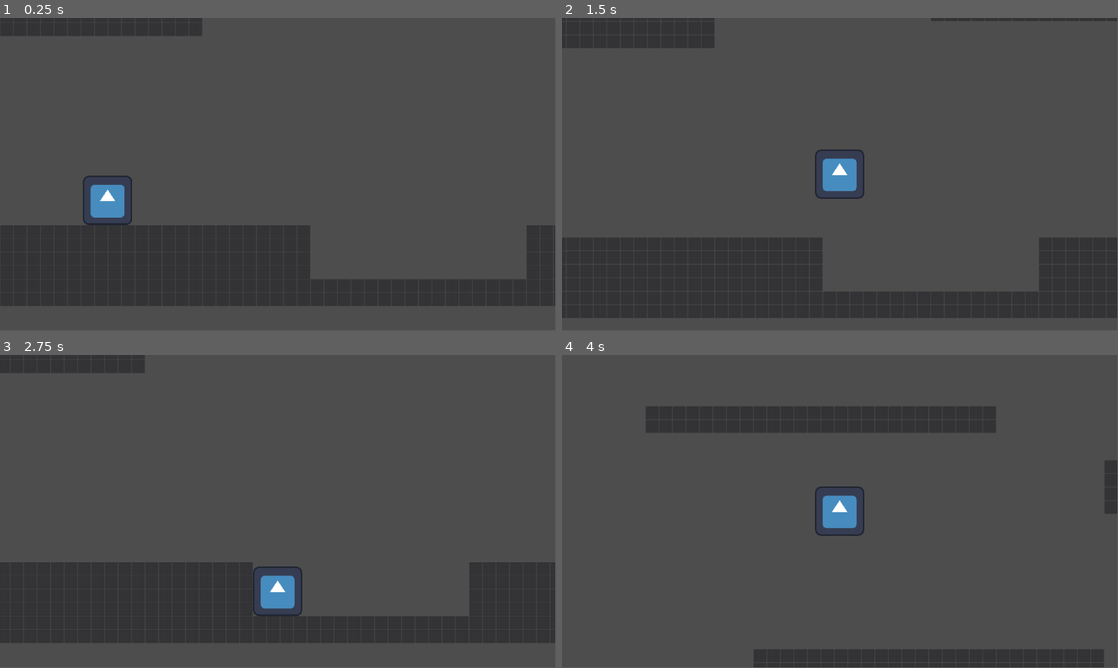
Above: before the commit, frames 1-4 (two rows, left to right).
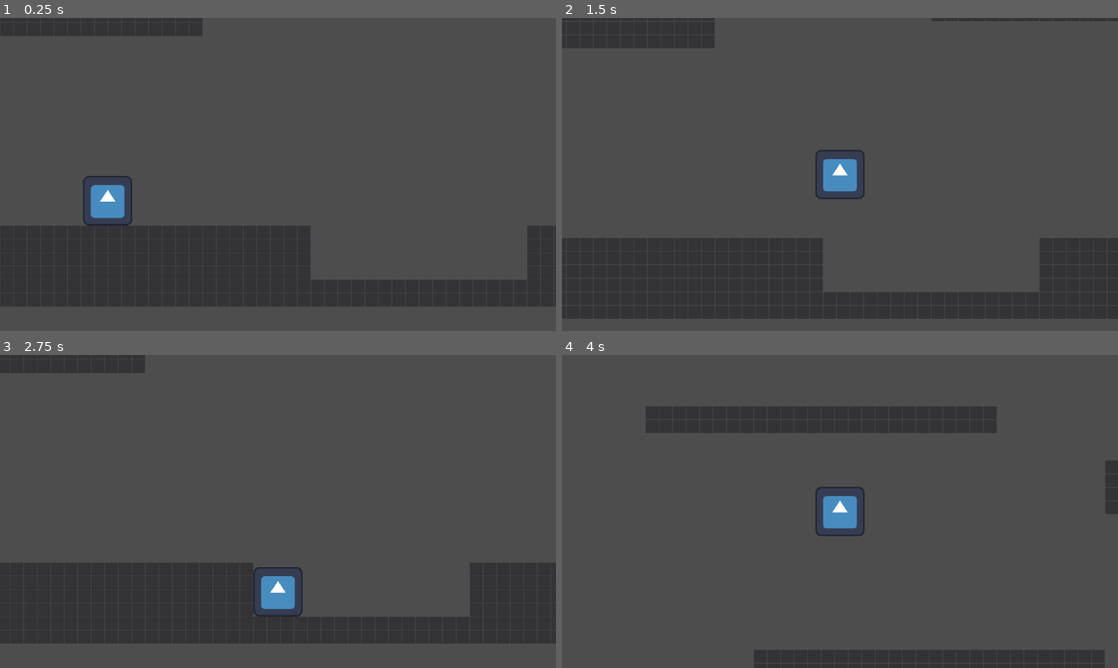
Above: after the commit, the same moments.

Repository: DionisisSchoinas/ldjam-58
Game: Godot game, scene res://scenes/levels/prototype_level.tscn
Two runs of this game, one before a commit and one after it. Both use one fixed random seed, a clock stepped at 60 frames per second and the inputs below. The engine's default icon, where the game draws it, is replaced by a stand-in: a white triangle on a blue panel in a dark square.
Inputs:
- Up to frame 1 (0.25 s): no input
- Up to frame 2 (1.5 s): tap Enter at 0.5 s; hold D (d_right) from 0.53 s (still down); tap Space (button_1) at 0.6, 1.35 s
- Up to frame 3 (2.75 s): release D (d_right) at 2.03 s; hold A (d_left) from 2.03 s (still down); tap Space (button_1) at 2.1 s
- Up to frame 4 (4 s): release A (d_left) at 2.78 s; hold D (d_right) from 2.78 s (still down); tap Space (button_1) at 2.85, 3.6 s
In our replay, the window is 799x449 before the commit and 800x450 after it. These sizes can differ from the game's own. Grey fills any space a smaller window leaves; there, only what the larger window draws over its background counts as a difference.

The runs differ from the first frame. In frame 1, less than 0.1% of the frame differs, in the area x 15-100%, y 50-92%; in frame 2, 0.1%; in frame 3, 0.1%; in frame 4, 0.2%, in the area x 34-100%, y 33-100%.

Commit message:
Start of UI

Diff:
--- a/project.godot
+++ b/project.godot
@@ -14,6 +14,11 @@
 run/main_scene="res://scenes/levels/prototype_level.tscn"
 config/features=PackedStringArray("4.5", "GL Compatibility")
 config/icon="res://icon.svg"
+
+[display]
+
+window/stretch/mode="viewport"
+window/stretch/aspect="expand"
 
 [global_group]
 
--- /dev/null
+++ b/scenes/ui.tscn
@@ -0,0 +1,9 @@
+[gd_scene load_steps=0 format=3 uid="uid://dv34dgh7go3f8"]
+
+[node name="Control" type="Control"]
+layout_mode = 3
+anchors_preset = 15
+anchor_right = 1.0
+anchor_bottom = 1.0
+grow_horizontal = 2
+grow_vertical = 2
